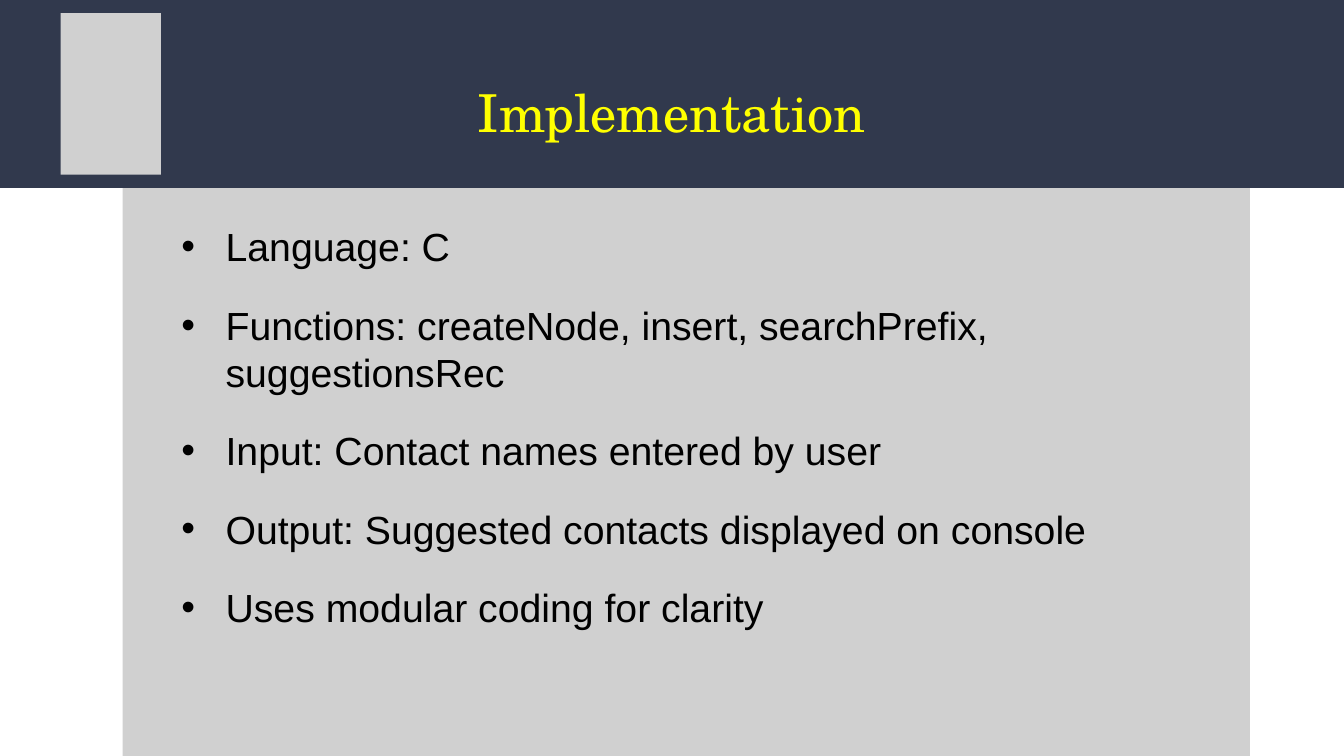
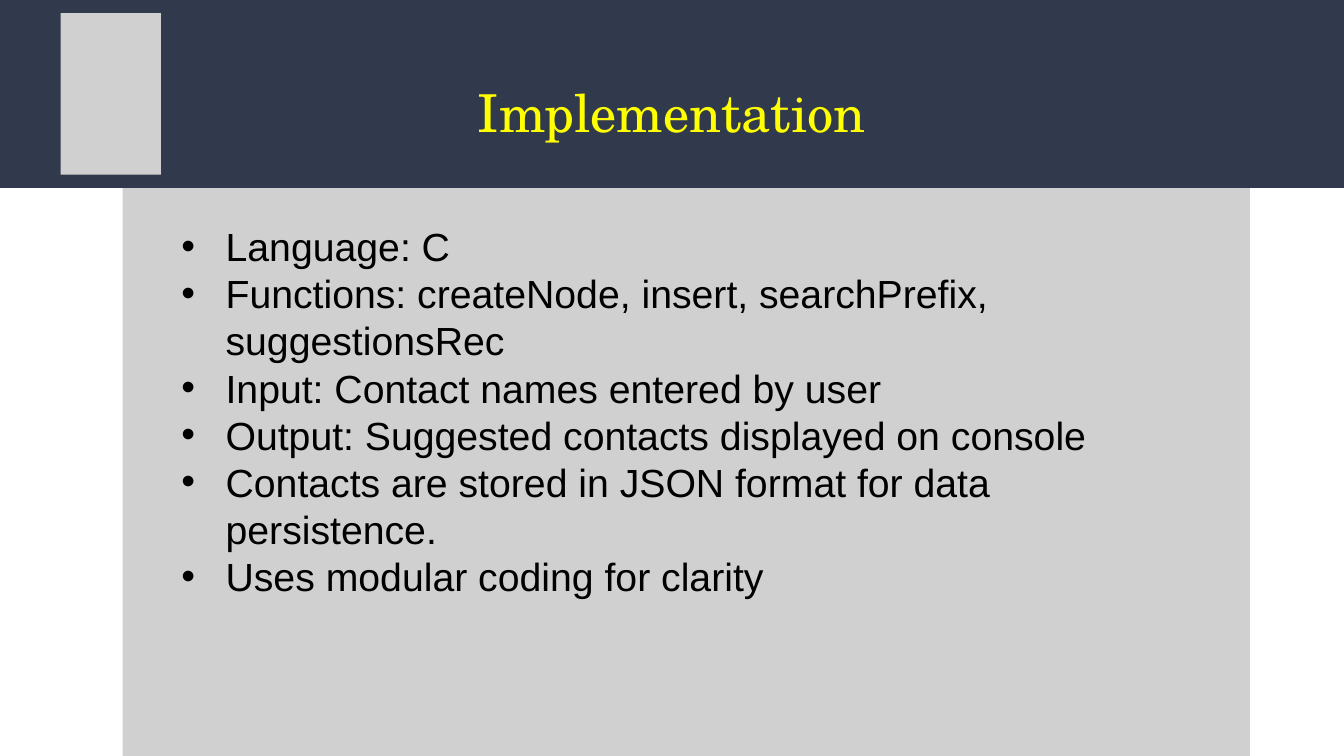
Before and after one commit to aaditralph/DSA-Mini-Project, a slide deck: slide 13 of DSA_MiniProject.pptx (slide 12 before the commit). Drawn at 1344x756 pixels with LibreOffice and Linux fonts; fonts in the diff are those of the drawing; grey boxes stand for pictures. Boxes give left, top, right and bottom in pixels: in the first picture for what was removed or moved away, otherwise in the second. Text is boxed around its words. In the diff, an @@ line names an element or a change of style, - is before the commit and + after.

```diff
--- a/DSA_MiniProject.pptx
+++ b/DSA_MiniProject.pptx
@@ text at box(226, 468, 990, 552): paragraph added @@
+  • Contacts are stored in JSON format for data persistence.
```
Also in this commit, not shown: 4 other slides changed, 3 slides added, 2 slides removed.
